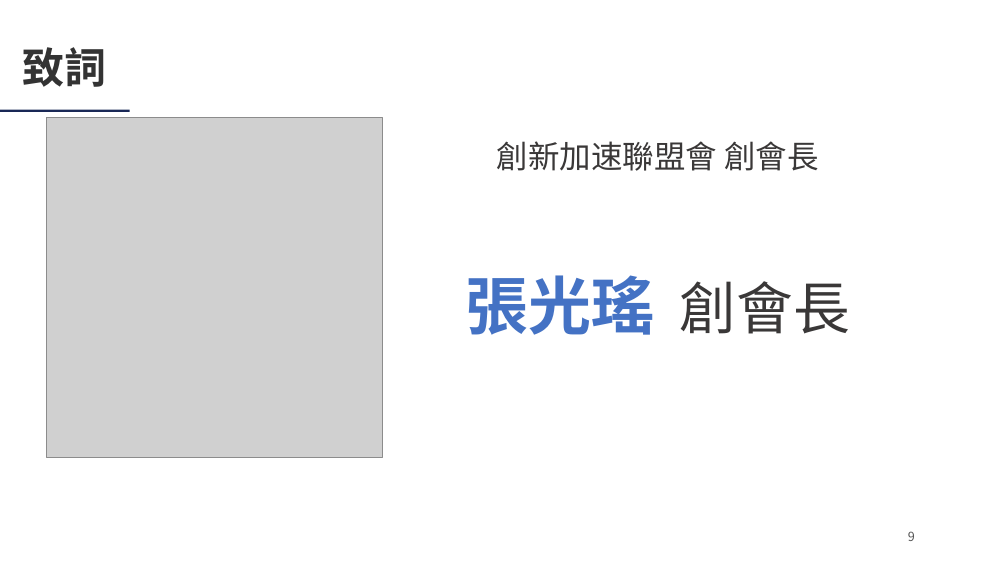
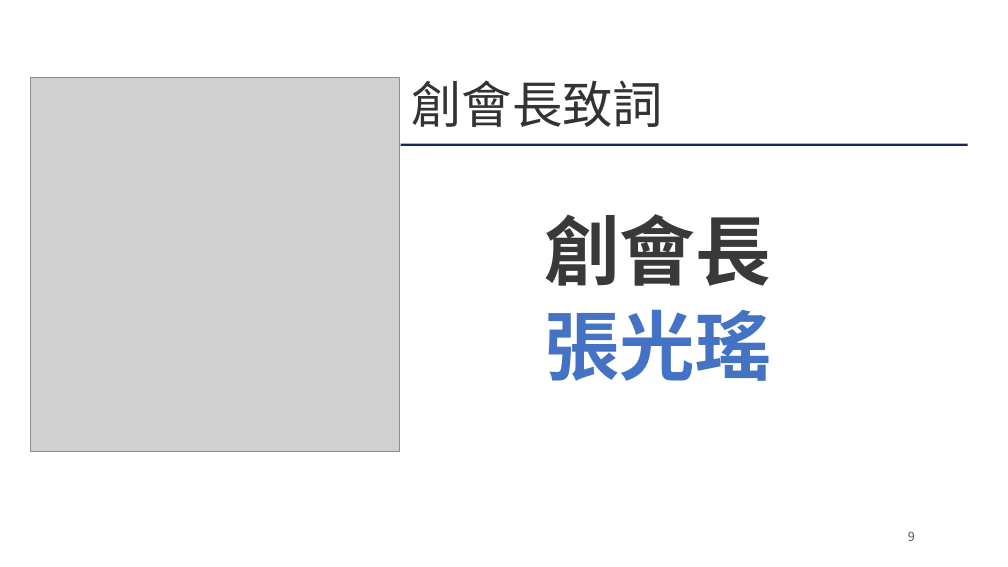
Before and after one commit to Ericliang680928/IAA, a slide deck: slide 9 of 20261204/agm/IAA會員大會簡報_20261204.pptx. Drawn at 1008x567 pixels with LibreOffice and Linux fonts; fonts in the diff are those of the drawing; grey boxes stand for pictures; background and template pictures are left out. Boxes give left, top, right and bottom in pixels: in the first picture for what was removed or moved away, otherwise in the second. Text is boxed around its words. In the diff, an @@ line names an element or a change of style, - is before the commit and + after.

```diff
--- a/20261204/agm/IAA會員大會簡報_20261204.pptx
+++ b/20261204/agm/IAA會員大會簡報_20261204.pptx
@@ picture: place and size @@
-picture at bbox=[47, 117, 383, 457]
+picture at bbox=[30, 78, 399, 451]
@@ text at bbox=[411, 80, 663, 127]: text changed; size 40 to 48 pt; bold off @@
-致詞
+創會長致詞
@@ rectangle: place and size @@
-rectangle at bbox=[0, 110, 130, 112]
+rectangle at bbox=[401, 144, 968, 146]
@@ text at bbox=[544, 214, 771, 381]: text changed; size 30 to 72 pt; bold on @@
-創新加速聯盟會 創會長
+創會長
+張光瑤
@@ text removed at bbox=[465, 275, 850, 335] @@
-張光瑤 創會長
```
Also in this commit, not shown: 5 other slides changed, 3 other files.
